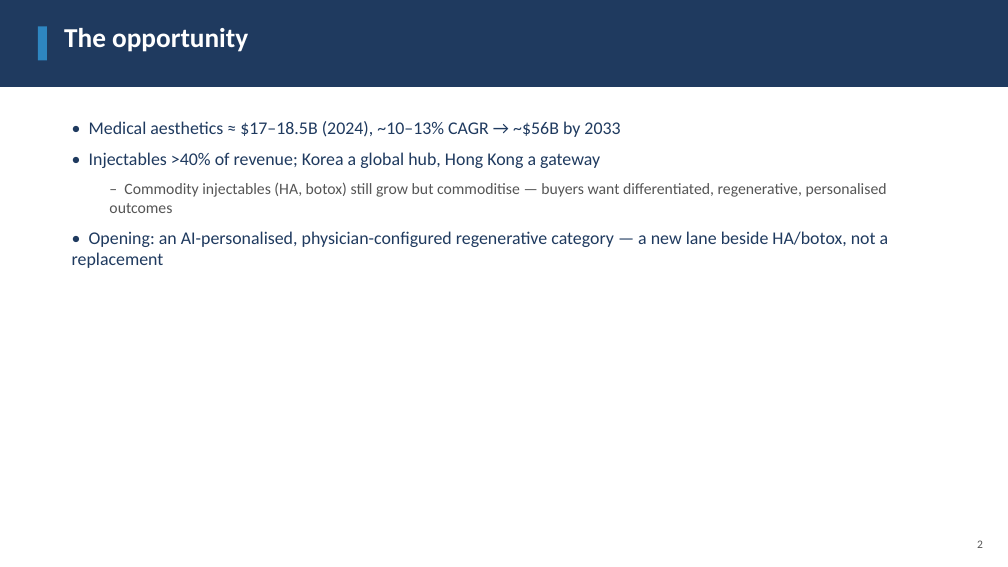
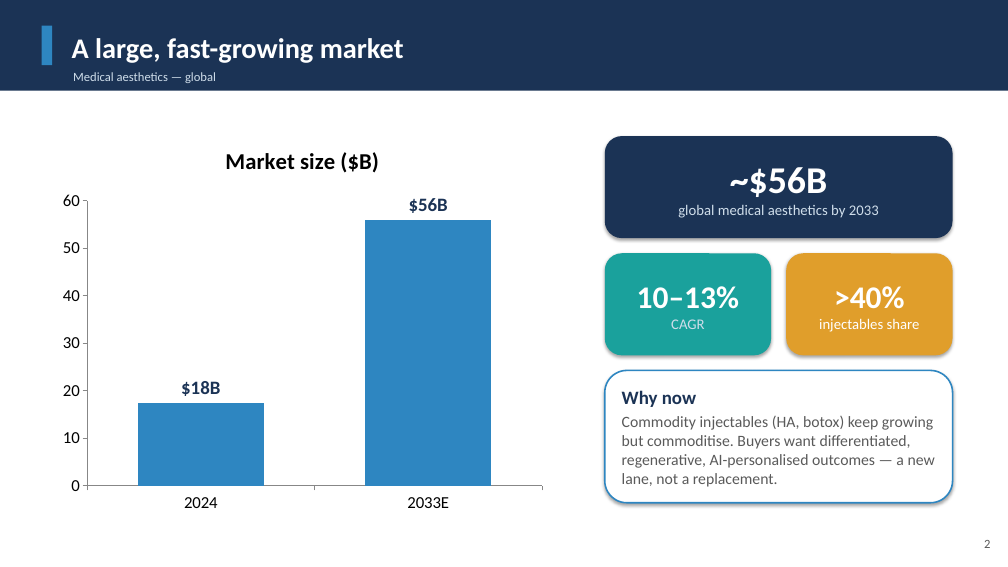
Before and after one commit to leicatam/gamification, a slide deck: slide 2 of synexo/Synapep_Investor_Deck.pptx. Drawn at 1008x567 pixels with LibreOffice and Linux fonts; fonts in the diff are those of the drawing. Boxes give left, top, right and bottom in pixels: in the first picture for what was removed or moved away, otherwise in the second. Text is boxed around its words. In the diff, an @@ line names an element or a change of style, - is before the commit and + after.

```diff
--- a/synexo/Synapep_Investor_Deck.pptx
+++ b/synexo/Synapep_Investor_Deck.pptx
@@ rectangle resized from (x1=0, y1=0, x2=1008, y2=87) to (x1=0, y1=0, x2=1008, y2=91) @@
@@ rectangle at (x1=0, y1=0, x2=1008, y2=91): fill #1F3A5F to #1B3355 @@
@@ rectangle resized from (x1=38, y1=26, x2=47, y2=60) to (x1=42, y1=26, x2=52, y2=65) @@
@@ text "A large, fast-growing market" at (x1=72, y1=38, x2=404, y2=63): vertical alignment top to middle @@
@@ text at (x1=72, y1=38, x2=404, y2=63): text changed; size 26 to 27 pt @@
-The opportunity
+A large, fast-growing market
@@ text added at (x1=73, y1=72, x2=216, y2=83), 12 pt, text #CFDDEA @@
+Medical aesthetics — global
@@ column chart added at (x1=53, y1=129, x2=552, y2=522) @@
+title "Market size ($B)"
+categories: 2024, 2033E
+Market size ($B): 18, 56
@@ text removed at (x1=72, y1=121, x2=889, y2=268) @@
-• Medical aesthetics ≈ $17–18.5B (2024), ~10–13% CAGR → ~$56B by 2033
-• Injectables >40% of revenue; Korea a global hub, Hong Kong a gateway
-  – Commodity injectables (HA, botox) still grow but commoditise — buyers want differentiated, regenerative, personalised outcomes
-• Opening: an AI-personalised, physician-configured regenerative category — a new lane beside HA/botox, not a replacement
@@ rounded rectangle added at (x1=605, y1=136, x2=953, y2=238), fill #1B3355, 14 pt, text #CFDDEA @@
+~$56B
+global medical aesthetics by 2033
@@ rounded rectangle added at (x1=605, y1=253, x2=771, y2=355), fill #1AA19C, 30 pt, text #FFFFFF, bold @@
+10–13%
+CAGR
@@ rounded rectangle added at (x1=786, y1=253, x2=953, y2=355), fill #E09E2B, 14 pt, text #FFFFFF @@
+>40%
+injectables share
@@ rounded rectangle added at (x1=605, y1=371, x2=953, y2=503), fill #FFFFFF, outline #2E86C1 1.5 pt, 15 pt, text #5A5A5A @@
+Why now
+Commodity injectables (HA, botox) keep growing but commoditise. Buyers want differentiated, regenerative, AI-personalised outcomes — a new lane, not a replacement.
@@ text "2" moved from (x1=977, y1=540, x2=983, y2=548) to (x1=984, y1=540, x2=990, y2=548) @@
@@ text "2" at (x1=984, y1=540, x2=990, y2=548): size 11 to 12 pt, text colour #555555 to #5A5A5A; more space between paragraphs @@
```
Also in this commit, not shown: 13 other slides changed, 1 other file.
